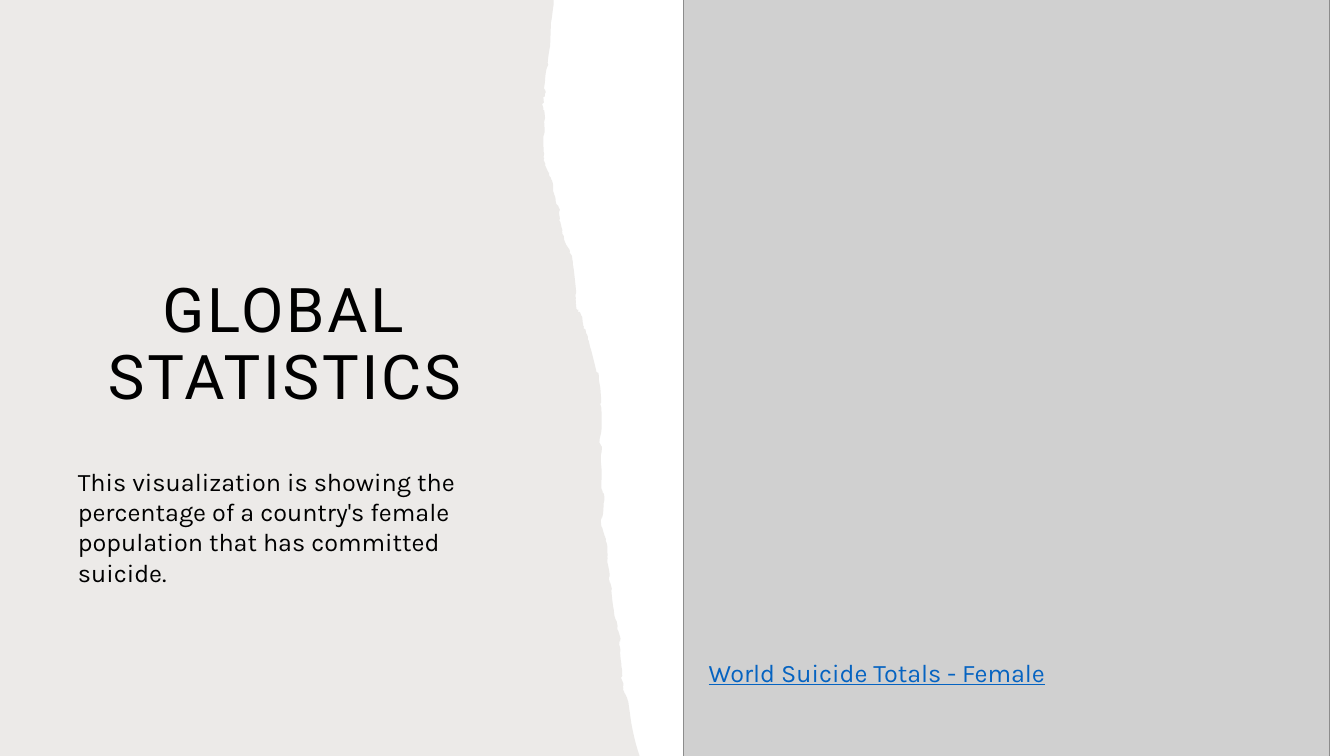
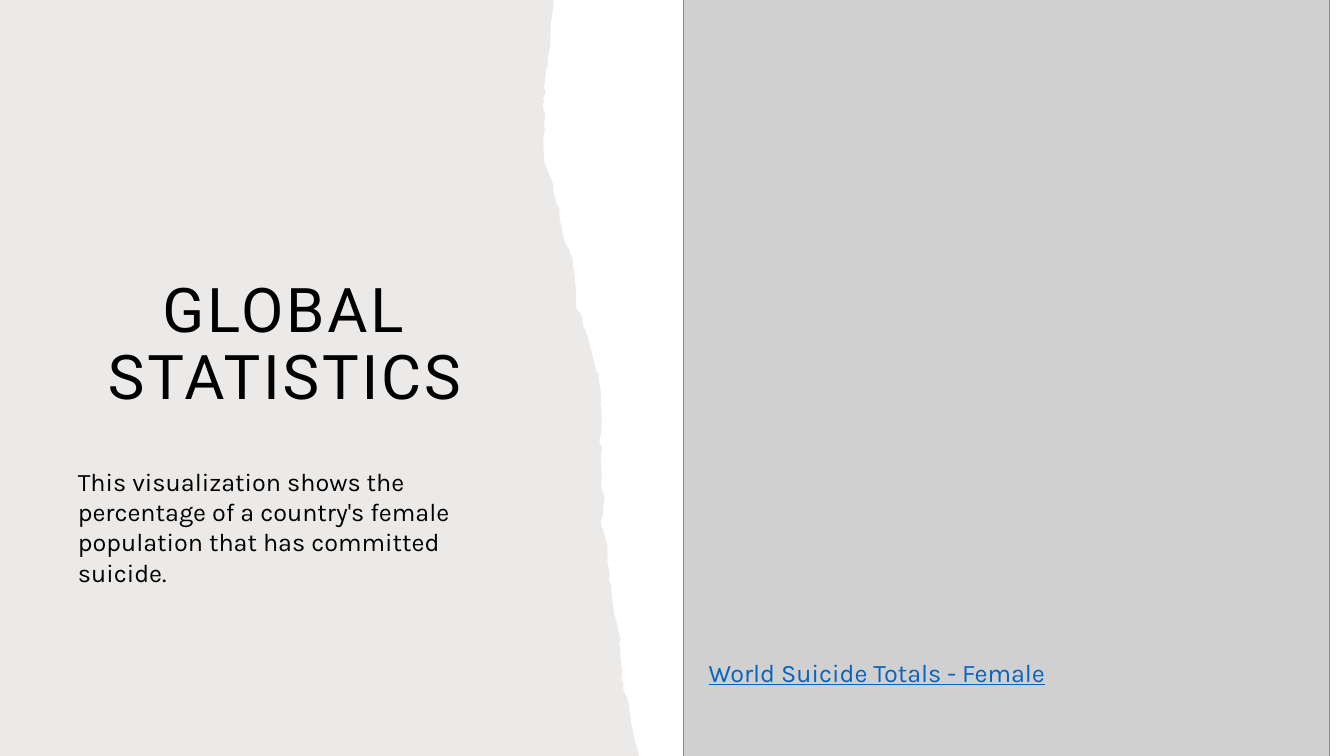
Before and after one commit to ejmatthe/project-four, a slide deck: slide 5 of Project 4.pptx. Drawn at 1344x756 pixels with LibreOffice and Linux fonts; fonts in the diff are those of the drawing; grey boxes stand for pictures. Boxes give left, top, right and bottom in pixels: in the first picture for what was removed or moved away, otherwise in the second. Text is boxed around its words. In the diff, an @@ line names an element or a change of style, - is before the commit and + after.

```diff
--- a/Project 4.pptx
+++ b/Project 4.pptx
@@ text at [78,473,449,583]: text changed @@
-This visualization is showing the percentage of a country's female population that has committed suicide.
+This visualization shows the percentage of a country's female population that has committed suicide.
```
Also in this commit, not shown: 8 other slides changed.
